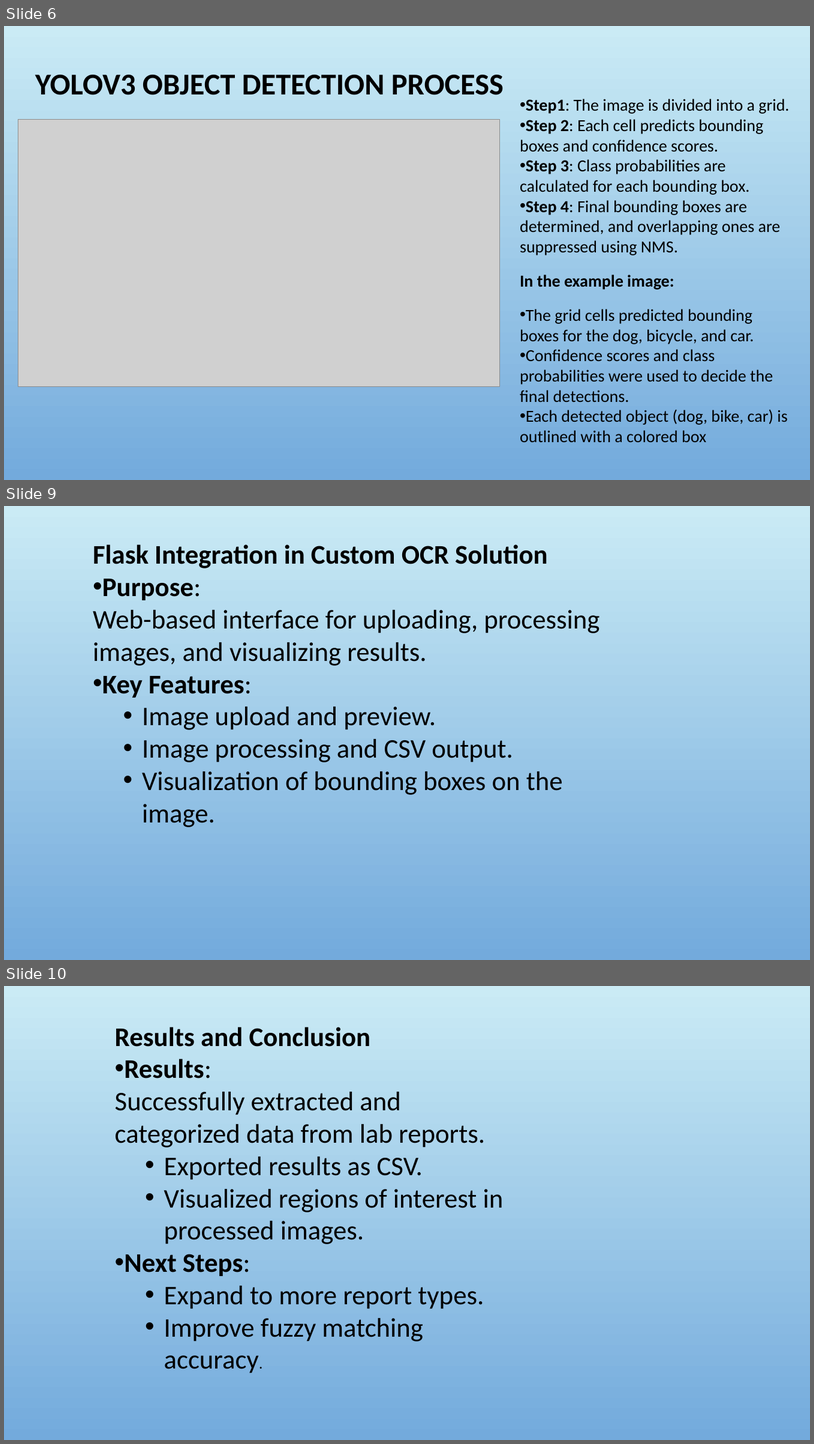
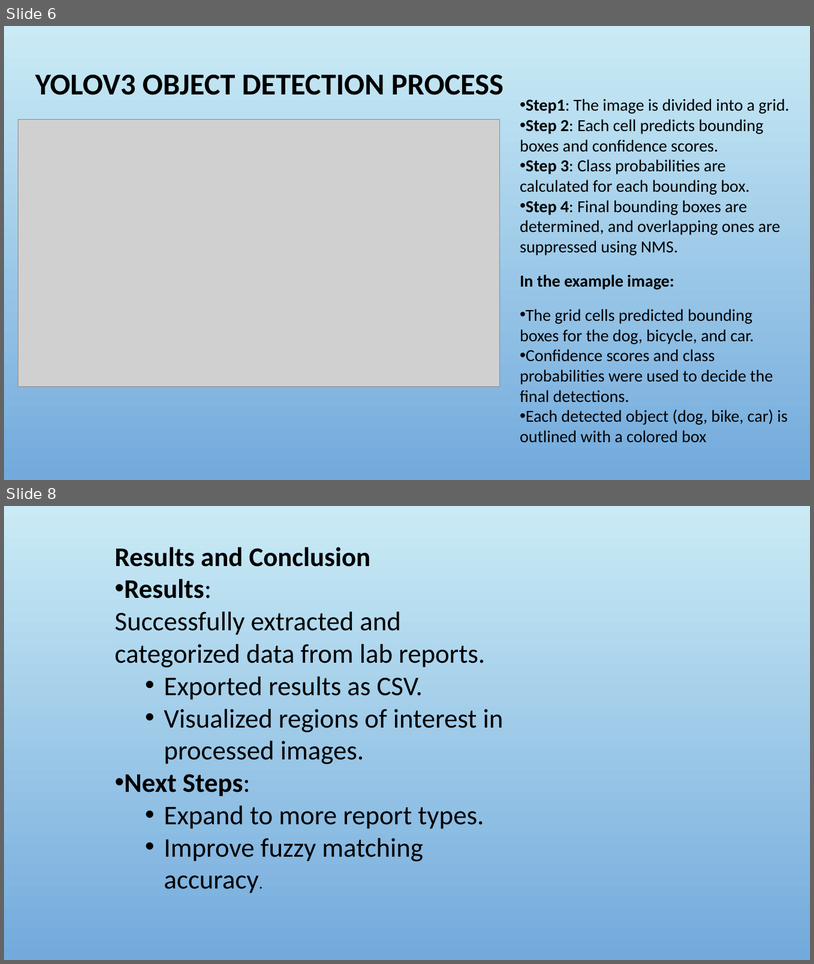
Before and after one commit to Hemamagam/Project-_10_AWS, a slide deck: OCR_Project/Project _10_AWS.pptx. Shown one above the other, each under a label of ours: slides 6, 9 and 10 before the commit, slides 6 and 8 after it; the slides between them are not shown. The pictures are 814x1444 and 814x964 pixels, drawn with LibreOffice and Linux fonts; fonts in the diff are those of the drawing; grey boxes stand for pictures; background and template pictures are left out. Boxes give left, top, right and bottom in pixels: in the first picture for what was removed or moved away, otherwise in the second. Text is boxed around its words. In the diff, an @@ line names an element or a change of style, - is before the commit and + after.

```diff
--- a/OCR_Project/Project _10_AWS.pptx
+++ b/OCR_Project/Project _10_AWS.pptx
@@ slide 9 removed at <box>4,506,810,960</box>, background picture (left out) @@
@@ text removed at <box>93,544,600,827</box> @@
-Flask Integration in Custom OCR Solution
-• Purpose:
-  Web-based interface for uploading, processing images, and visualizing results.
-• Key Features:
-  • Image upload and preview.
-  • Image processing and CSV output.
-  • Visualization of bounding boxes on the image.
@@ what was slide 10 is now slide 8 @@
```
Also in this commit, not shown: 1 slide changed, 1 other slide removed.
